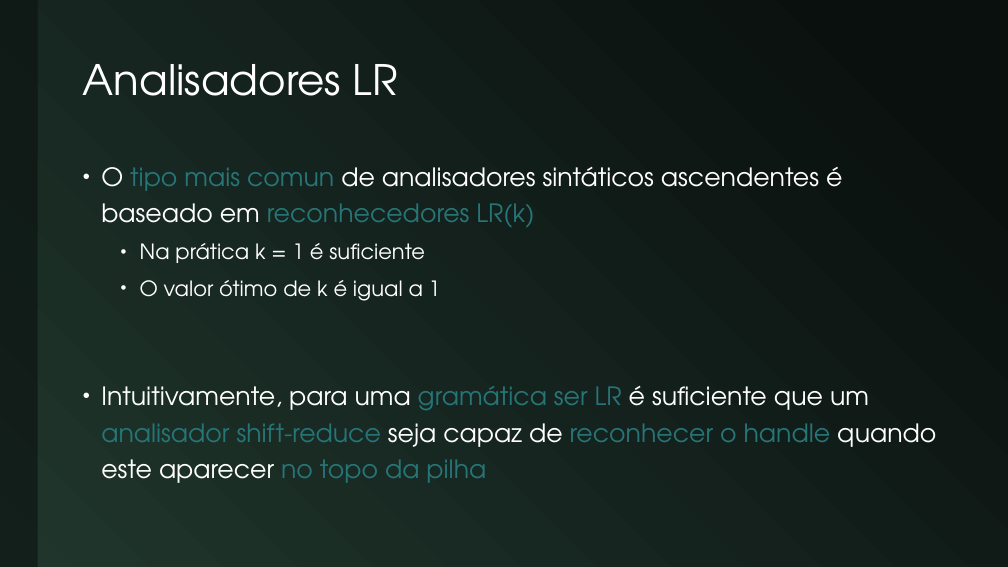
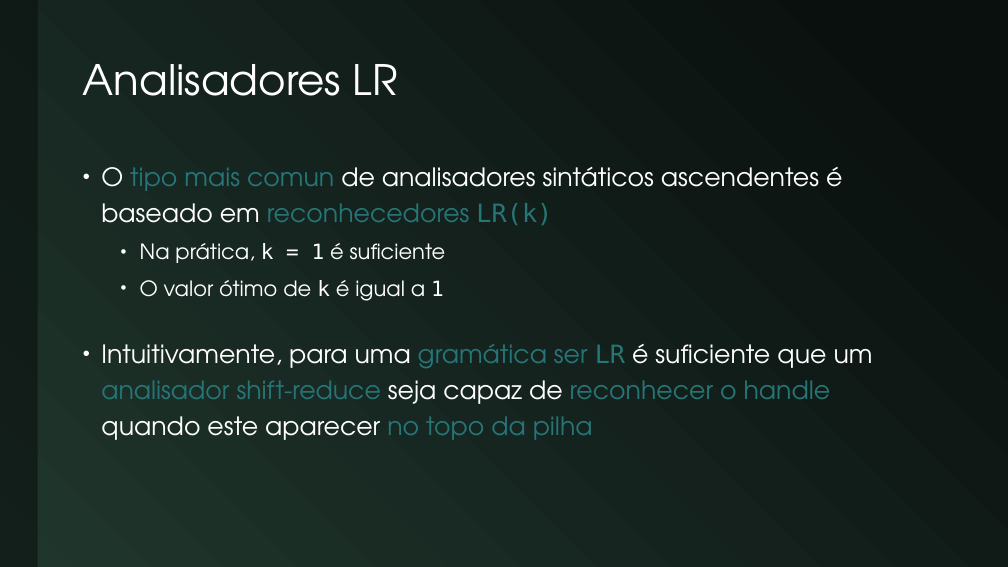
Before and after one commit to JudsonSS/Compiladores, a slide deck: slide 16 of Slides/23. Análise Ascendente.pptx (slide 14 before the commit). Drawn at 1008x567 pixels with LibreOffice and Linux fonts; fonts in the diff are those of the drawing. Boxes give left, top, right and bottom in pixels: in the first picture for what was removed or moved away, otherwise in the second. Text is boxed around its words. In the diff, an @@ line names an element or a change of style, - is before the commit and + after.

```diff
--- a/Slides/23. Análise Ascendente.pptx
+++ b/Slides/23. Análise Ascendente.pptx
@@ text at (x1=101, y1=167, x2=873, y2=440): font TeX Gyre Adventor to DejaVu Sans Mono in "LR(k)", "k 1", "LR"; more space between paragraphs @@
@@ text at (x1=140, y1=243, x2=446, y2=263): text changed @@
-  • Na prática k = 1 é suficiente
+  • Na prática, k = 1 é suficiente
```
Also in this commit, not shown: 12 other slides changed, 2 slides added.
